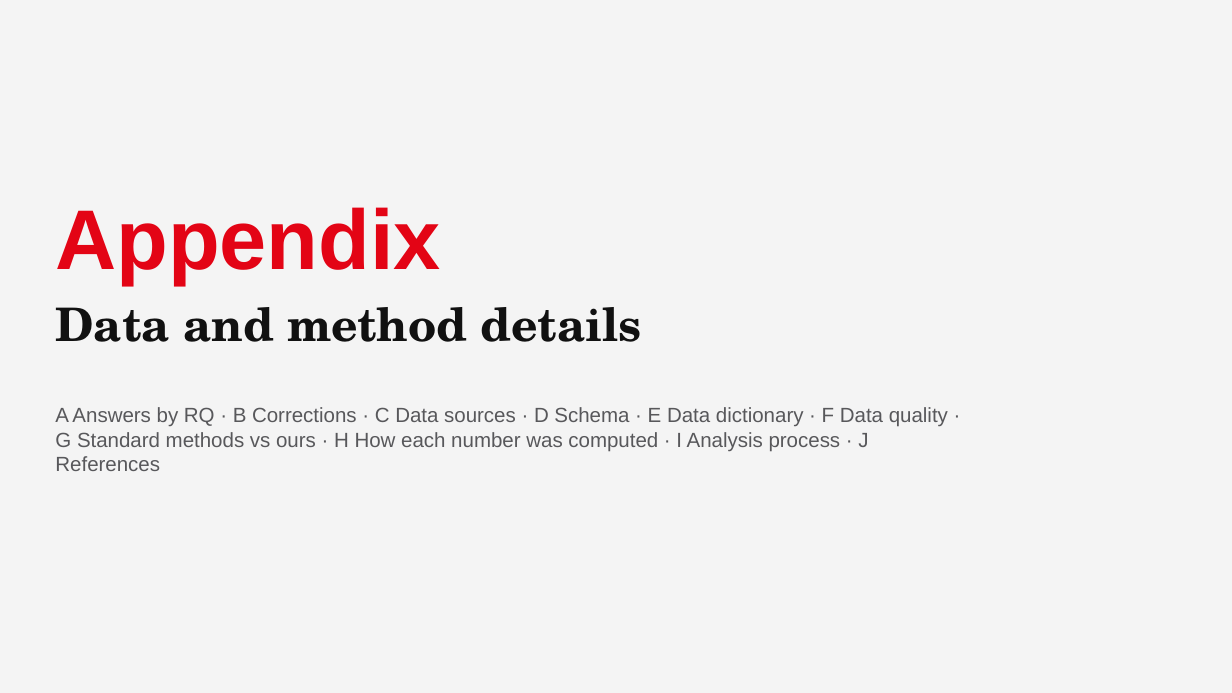
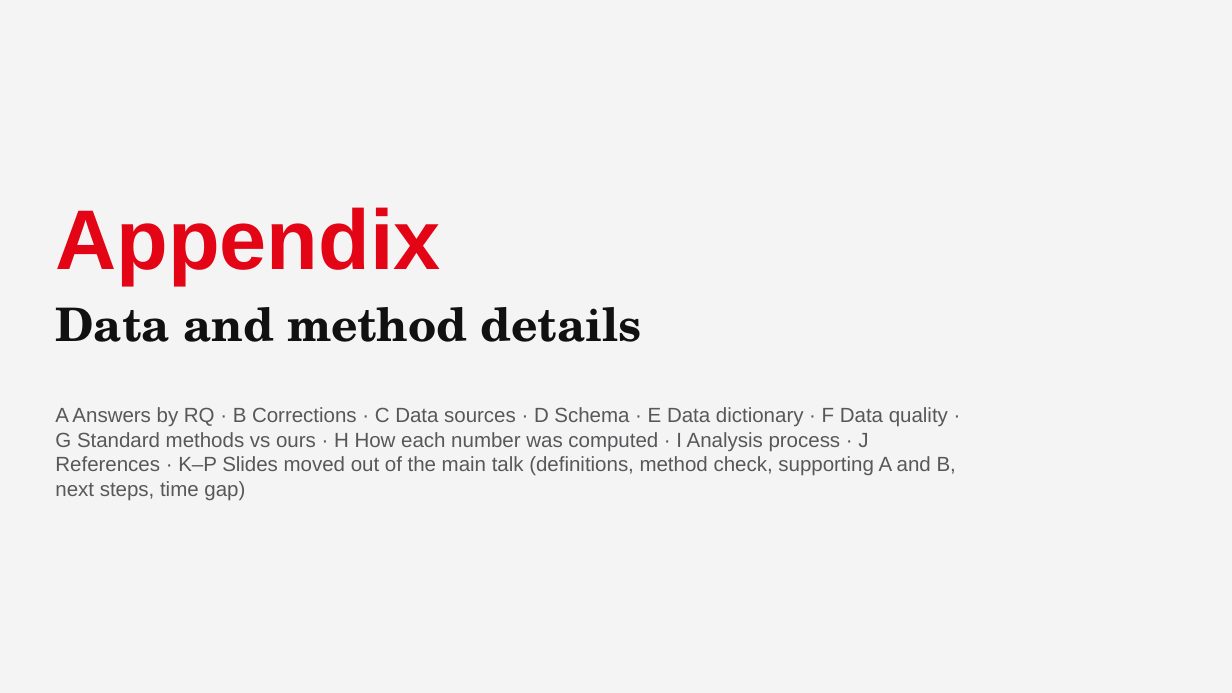
Before and after one commit to underthesun7213/social-data, a slide deck: slide 26 of presentation/hm_retention_deck_en.pptx. Drawn at 1232x693 pixels with LibreOffice and Linux fonts; fonts in the diff are those of the drawing. Boxes give left, top, right and bottom in pixels: in the first picture for what was removed or moved away, otherwise in the second. Text is boxed around its words. In the diff, an @@ line names an element or a change of style, - is before the commit and + after.

```diff
--- a/presentation/hm_retention_deck_en.pptx
+++ b/presentation/hm_retention_deck_en.pptx
@@ text at [55, 407, 956, 501]: text changed @@
-A Answers by RQ · B Corrections · C Data sources · D Schema · E Data dictionary · F Data quality · G Standard methods vs ours · H How each number was computed · I Analysis process · J References
+A Answers by RQ · B Corrections · C Data sources · D Schema · E Data dictionary · F Data quality · G Standard methods vs ours · H How each number was computed · I Analysis process · J References · K–P Slides moved out of the main talk (definitions, method check, supporting A and B, next steps, time gap)
```
Also in this commit, not shown: 4 other slides changed, 1 slide removed, 6 other files.
